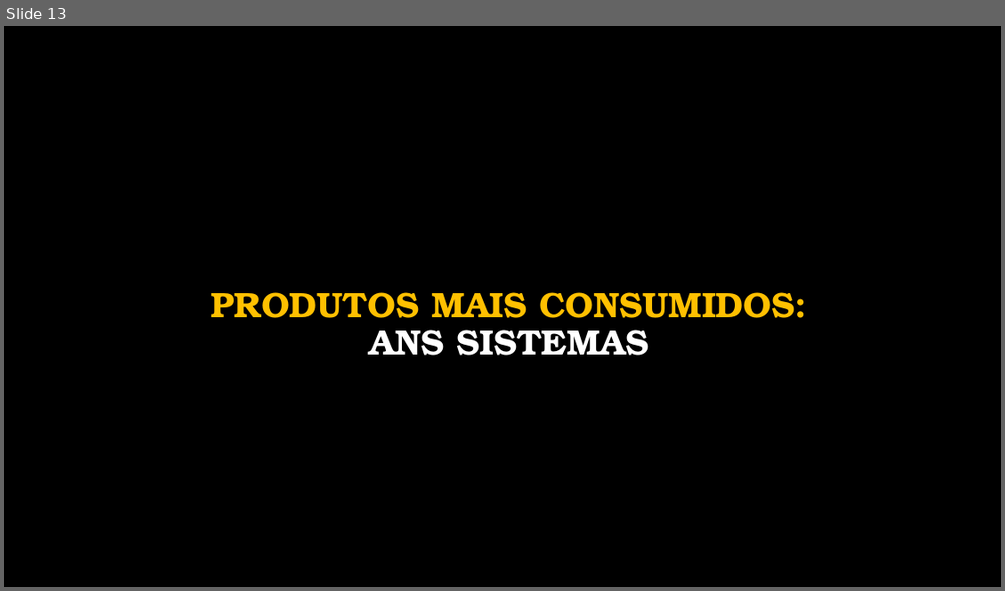
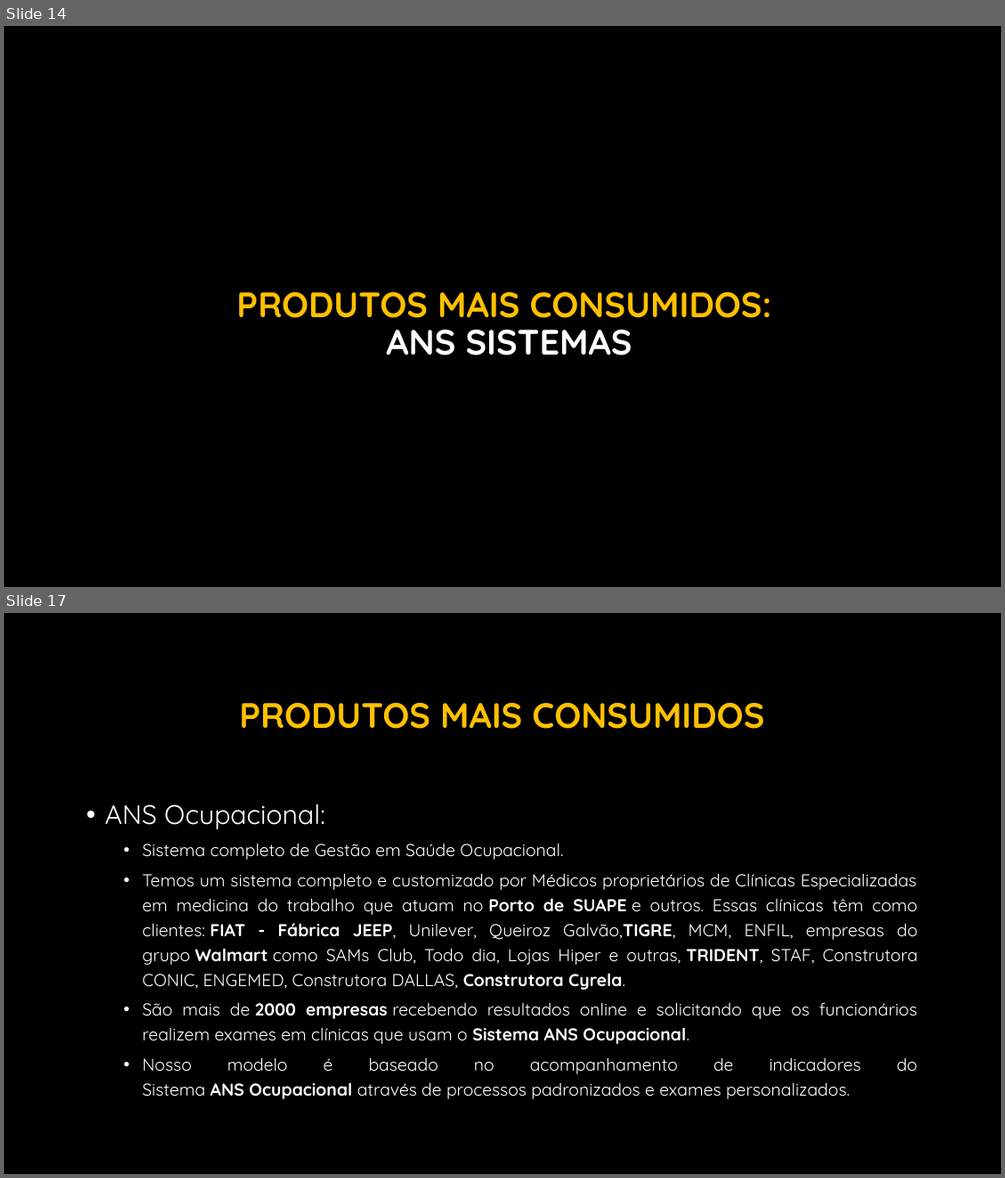
Before and after one commit to BrunoFelix/Restoran, a slide deck: Docs/Apresentação ANS Sistemas (Fundamentos da Gestao).pptx. Shown one above the other, each under a label of ours: slide 13 before the commit, slides 14 and 17 after it; the slides between them are not shown. The pictures are 1005x591 and 1005x1178 pixels, drawn with LibreOffice and Linux fonts; fonts in the diff are those of the drawing; background and template pictures are left out. Boxes give left, top, right and bottom in pixels: in the first picture for what was removed or moved away, otherwise in the second. Text is boxed around its words. In the diff, an @@ line names an element or a change of style, - is before the commit and + after.

Commit message:
Ajuste na estrutura e conteúdo da Apresentação de Fundamentos da Gestão

```diff
--- a/Docs/Apresentação ANS Sistemas (Fundamentos da Gestao).pptx
+++ b/Docs/Apresentação ANS Sistemas (Fundamentos da Gestao).pptx
@@ slide 17 added at box(4, 613, 1001, 1174), background picture (left out) @@
@@ title added at box(239, 703, 764, 729), 34 pt, text #FFC000, bold @@
+PRODUTOS MAIS CONSUMIDOS
@@ text added at box(105, 803, 918, 1099), 16.6 pt, text #FFFFFF @@
+• ANS Ocupacional:
+  • Sistema completo de Gestão em Saúde Ocupacional.
+  • Temos um sistema completo e customizado por Médicos proprietários de Clínicas Especializadas em medicina do trabalho que atuam no Porto de SUAPE e outros. Essas clínicas têm como clientes: FIAT - Fábrica JEEP, Unilever, Queiroz Galvão,TIGRE, MCM, ENFIL, empresas do grupo Walmart como SAMs Club, Todo dia, Lojas Hiper e outras, TRIDENT, STAF, Construtora CONIC, ENGEMED, Construtora DALLAS, Construtora Cyrela.
+  • São mais de 2000 empresas recebendo resultados online e solicitando que os funcionários realizem exames em clínicas que usam o Sistema ANS Ocupacional.
+  • Nosso modelo é baseado no acompanhamento de indicadores do Sistema ANS Ocupacional através de processos padronizados e exames personalizados.
@@ what was slide 13 is now slide 14 @@
@@ slide 14 changed as well @@
@@ title "PRODUTOS MAIS CONSUMIDOS: ANS SISTEMAS" at box(236, 292, 772, 355): font TeX Gyre Bonum to Quicksand @@
```
Also in this commit, not shown: 20 other slides changed, 7 other slides added, 3 slides removed.
